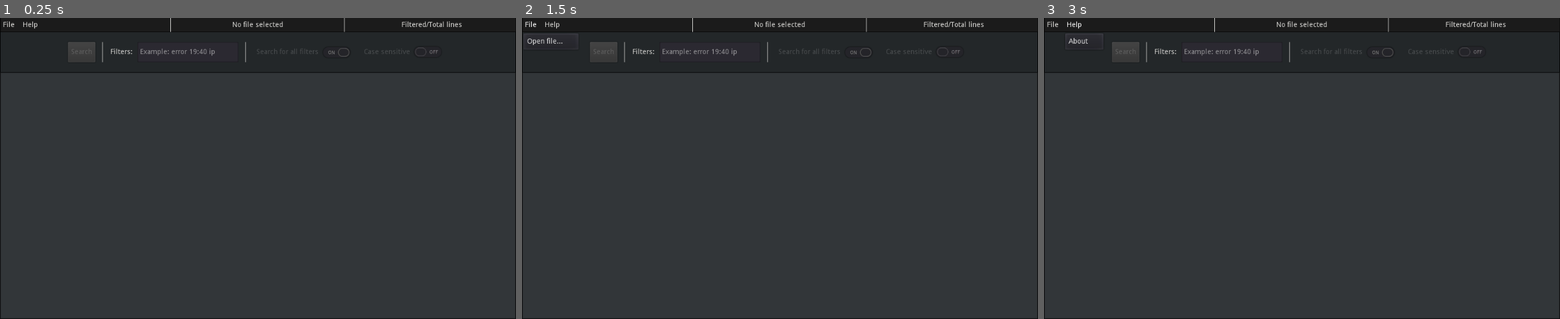
Above: before the commit, frames 1-3 (left to right).
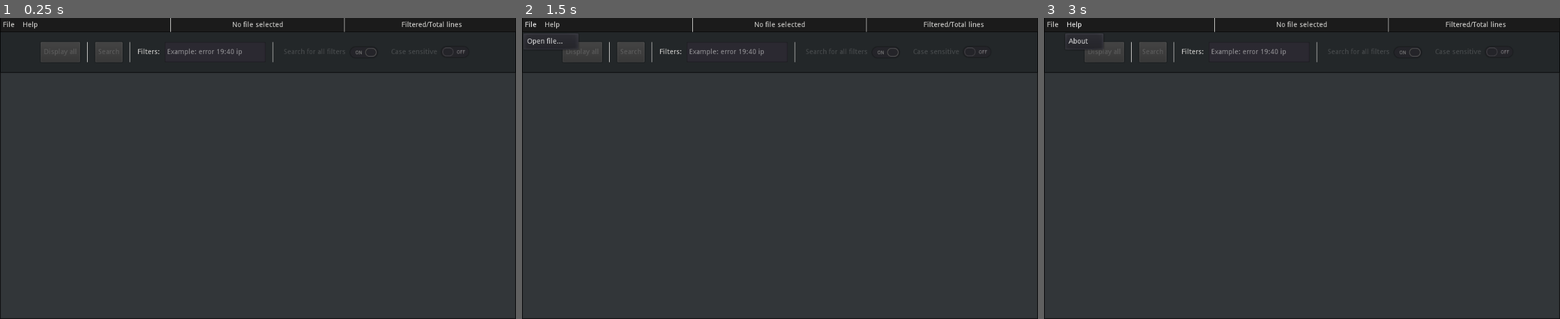
Above: after the commit, the same moments.

Repository: Lyaaaaaaaaaaaaaaa/Logs_Filter_2
Game: Godot game, scene res://src/main.tscn
Two runs of this game, one before a commit and one after it. Both use one fixed random seed, a clock stepped at 60 frames per second and the inputs below.
Inputs:
- Up to frame 1 (0.25 s): no input
- Up to frame 2 (1.5 s): click "File" at 0.5 s; click "File" at 1.25 s
- Up to frame 3 (3 s): click "File" at 2 s; click "Help" at 2.75 s

The runs differ from the first frame. In frame 1, 1.0% of the frame differs, in the area x 7-91%, y 7-15%; in frame 2, 0.9%; in frame 3, 0.9%.

Commit message:
Added a button to display the file's content.
You now can in a single click display the whole file. It is no longer
needed to use an external text editor to see the file's structure.

Updated the class diagram.

Diff:
--- a/Godot/src/interface/tool_bar.gd
+++ b/Godot/src/interface/tool_bar.gd
@@ -16,14 +16,26 @@
 #--    - disable_buttons and enable_buttons now edit
 #--        _switch_case_sensitive_button.disabled
 #--    - Added _on_SwitchCaseSensitiveButton_pressed signal handler.
+#--
+#--  - 19/07/2021 Lyaaaaa
+#--    - Renamed _start_button into _search_button. Also renamed the signal and
+#--        function related.
+#--    - Added a variable "_display_all_button" named after the new button.
+#--    - Updated disable_buttons, enable_buttons and _init_variables to add take
+#--        care of this new variable.
+#--    - Added a signal handler _on_DisplayAllButton_pressed which emits the
+#--        signal display_all_button_pressed.
+#--    - Declared _on_SwitchCaseSensitiveButton_pressed returns a void.
 #------------------------------------------------------------------------------
 extends Panel
 
-signal start_button_pressed
+signal search_button_pressed
+signal display_all_button_pressed
 signal switch_mode_button_pressed
 signal switch_case_sensitive_button_pressed
 
-var _start_button       : Button
+var _search_button       : Button
+var _display_all_button  : Button
 var _line_edit          : LineEdit
 
 var _switch_mode_button           : CheckButton
@@ -34,21 +46,23 @@
 
 
 func disable_buttons() -> void:
-    _start_button.disabled                 = true
+    _search_button.disabled                = true
     _switch_mode_button.disabled           = true
     _switch_case_sensitive_button.disabled = true
+    _display_all_button.disabled           = true
 
 
 func enable_buttons() -> void:
-    _start_button.disabled                 = false
+    _search_button.disabled                = false
     _switch_mode_button.disabled           = false
+    _display_all_button.disabled           = false
     _switch_case_sensitive_button.disabled = false
 
 
 func _init_variables() -> void:
-    _start_button = find_node("StartButton")
-    _line_edit    = find_node("LineEdit")
-
+    _search_button                = find_node("SearchButton")
+    _display_all_button           = find_node("DisplayAllButton")
+    _line_edit                    = find_node("LineEdit")
     _switch_mode_button           = find_node("SwitchModeButton")
     _switch_case_sensitive_button = find_node("SwitchCaseSensitiveButton")
 
@@ -65,19 +79,23 @@
     return filters
 
 
-func _on_StartButton_pressed() -> void:
+func _on_SearchButton_pressed() -> void:
     if _line_edit.text == "":
         _line_edit.placeholder_text = "Please enter filters"
 
     else:
         var filters := []
         filters = _extract_filters()
-        emit_signal("start_button_pressed", filters)
+        emit_signal("search_button_pressed", filters)
 
 
 func _on_SwitchModeButton_pressed() -> void:
     emit_signal("switch_mode_button_pressed")
 
 
-func _on_SwitchCaseSensitiveButton_pressed():
+func _on_SwitchCaseSensitiveButton_pressed() -> void:
     emit_signal("switch_case_sensitive_button_pressed")
+
+
+func _on_DisplayAllButton_pressed() -> void:
+    emit_signal("display_all_button_pressed")
--- a/Godot/src/interface/tool_bar.tscn
+++ b/Godot/src/interface/tool_bar.tscn
@@ -59,79 +59,97 @@
 }
 
 [node name="HBoxContainer" type="HBoxContainer" parent="MarginContainer/CenterContainer"]
-margin_left = 135.0
+margin_left = 81.0
 margin_top = 20.0
-margin_right = 888.0
+margin_right = 942.0
 margin_bottom = 60.0
 custom_constants/separation = 10
 __meta__ = {
 "_edit_use_anchors_": false
 }
 
-[node name="StartButton" type="Button" parent="MarginContainer/CenterContainer/HBoxContainer"]
-margin_right = 54.0
+[node name="DisplayAllButton" type="Button" parent="MarginContainer/CenterContainer/HBoxContainer"]
+margin_right = 78.0
+margin_bottom = 40.0
+mouse_default_cursor_shape = 2
+disabled = true
+text = "Display all"
+
+[node name="VSeparator3" type="VSeparator" parent="MarginContainer/CenterContainer/HBoxContainer"]
+margin_left = 88.0
+margin_right = 98.0
+margin_bottom = 40.0
+custom_constants/separation = 10
+__meta__ = {
+"_edit_use_anchors_": false
+}
+
+[node name="SearchButton" type="Button" parent="MarginContainer/CenterContainer/HBoxContainer"]
+margin_left = 108.0
+margin_right = 162.0
 margin_bottom = 40.0
 grow_horizontal = 2
 hint_tooltip = "Shortcut: ENTER"
 mouse_default_cursor_shape = 2
 disabled = true
-shortcut = SubResource( 2 )
+shortcut = SubResource( 3 )
 text = "Search"
 
 [node name="VSeparator" type="VSeparator" parent="MarginContainer/CenterContainer/HBoxContainer"]
-margin_left = 64.0
-margin_right = 74.0
+margin_left = 172.0
+margin_right = 182.0
 margin_bottom = 40.0
 custom_constants/separation = 10
 
 [node name="Label" type="Label" parent="MarginContainer/CenterContainer/HBoxContainer"]
-margin_left = 84.0
+margin_left = 192.0
 margin_top = 13.0
-margin_right = 128.0
+margin_right = 236.0
 margin_bottom = 27.0
 text = "Filters:"
 
 [node name="LineEdit" type="LineEdit" parent="MarginContainer/CenterContainer/HBoxContainer"]
-margin_left = 138.0
-margin_right = 338.0
+margin_left = 246.0
+margin_right = 446.0
 margin_bottom = 40.0
 rect_min_size = Vector2( 200, 0 )
-hint_tooltip = "Type the words your are looking for here."
+hint_tooltip = "Type the words your are looking for here. If you leave it empty and press 'Seach' it will display the whole file."
 expand_to_text_length = true
 clear_button_enabled = true
 placeholder_text = "Example: error 19:40 ip"
 caret_blink = true
 
 [node name="VSeparator2" type="VSeparator" parent="MarginContainer/CenterContainer/HBoxContainer"]
-margin_left = 348.0
-margin_right = 358.0
+margin_left = 456.0
+margin_right = 466.0
 margin_bottom = 40.0
 custom_constants/separation = 10
 
 [node name="SwitchModeButton" type="CheckButton" parent="MarginContainer/CenterContainer/HBoxContainer"]
-margin_left = 368.0
-margin_right = 571.0
+margin_left = 476.0
+margin_right = 679.0
 margin_bottom = 40.0
 hint_tooltip = "Set to ON the software will only display the lines where all your filters appear.
 Set to OFF the software will display the lines where at least one of your filters appear.
 Shortcut: M"
 mouse_default_cursor_shape = 2
-theme = SubResource( 3 )
+theme = SubResource( 4 )
 disabled = true
 pressed = true
-shortcut = SubResource( 5 )
+shortcut = SubResource( 6 )
 text = "Search for all filters"
 
 [node name="SwitchCaseSensitiveButton" type="CheckButton" parent="MarginContainer/CenterContainer/HBoxContainer"]
-margin_left = 581.0
-margin_right = 753.0
+margin_left = 689.0
+margin_right = 861.0
 margin_bottom = 40.0
 hint_tooltip = "Shortcut: C"
 mouse_default_cursor_shape = 2
 disabled = true
-shortcut = SubResource( 7 )
+shortcut = SubResource( 8 )
 text = "Case sensitive"
 
-[connection signal="pressed" from="MarginContainer/CenterContainer/HBoxContainer/StartButton" to="." method="_on_StartButton_pressed"]
+[connection signal="pressed" from="MarginContainer/CenterContainer/HBoxContainer/DisplayAllButton" to="." method="_on_DisplayAllButton_pressed"]
+[connection signal="pressed" from="MarginContainer/CenterContainer/HBoxContainer/SearchButton" to="." method="_on_SearchButton_pressed"]
 [connection signal="pressed" from="MarginContainer/CenterContainer/HBoxContainer/SwitchModeButton" to="." method="_on_SwitchModeButton_pressed"]
 [connection signal="pressed" from="MarginContainer/CenterContainer/HBoxContainer/SwitchCaseSensitiveButton" to="." method="_on_SwitchCaseSensitiveButton_pressed"]
--- a/Godot/src/main.gd
+++ b/Godot/src/main.gd
@@ -34,6 +34,18 @@
 #--
 #--  - 22/06/2021 Lyaaaaa
 #--     - Updated display_stats to make the displayed string more explicit.
+#--
+#--  - 19/07/2021 Lyaaaaa
+#--     - Added _on_ToolBar_display_all_button_pressed function
+#--     - Renamed _on_ToolBar_start_button_pressed into
+#--         _on_ToolBar_search_button_pressed.
+#--     - Extracted file.seek(0) from _on_ToolBar_search_button_pressed to
+#--         search_file. Replace the magic number 0 by a variable set to 0.
+#--     - Updated search_file.
+#--       - Added a parameter p_display_all, default value is false.
+#--       - Used this parameter to parse the file when set to false.
+#--       - Used this parameter to not parse the file, therefore display all of
+#--           its content.
 #------------------------------------------------------------------------------
 extends Control
 
@@ -50,17 +62,24 @@
 onready var about_dialog = find_node("AboutDialog")
 onready var file_dialog  = find_node("FileDialog")
 
-func search_file() -> void:
+func search_file(p_display_all : bool = false) -> void:
     var line : String
+    var position_file_cursor : int = 0
 
+    file.seek(position_file_cursor)
     tool_bar.disable_buttons()
+
     while file.eof_reached() == false:
         total_lines += 1
         line = file.get_line()
 
-        if parser.search_line(line) == true:
+        if p_display_all == false and parser.search_line(line) == true:
             matching_lines += 1
             display_line(line)
+
+        elif p_display_all == true:
+            display_line(line)
+            matching_lines += 1
 
     display_stats()
     tool_bar.enable_buttons()
@@ -84,12 +103,11 @@
     total_lines    = 0
 
 
-func _on_ToolBar_start_button_pressed(p_filters : Array) -> void:
+func _on_ToolBar_search_button_pressed(p_filters : Array) -> void:
     reset_counters()
     output_display.clear()
     parser.set_filters(p_filters)
 
-    file.seek(0)
     search_file()
 
 
@@ -114,3 +132,11 @@
 
 func _on_TopMenu_about_button_pressed() -> void:
     about_dialog.popup_centered()
+
+
+func _on_ToolBar_display_all_button_pressed() -> void:
+    var display_all : bool = true
+
+    reset_counters()
+    output_display.clear()
+    search_file(display_all)
--- a/Godot/src/main.tscn
+++ b/Godot/src/main.tscn
@@ -129,7 +129,8 @@
 
 [connection signal="about_button_pressed" from="VBoxContainer/TopMenu" to="." method="_on_TopMenu_about_button_pressed"]
 [connection signal="open_file_button_pressed" from="VBoxContainer/TopMenu" to="." method="_on_TopMenu_open_file_button_pressed"]
-[connection signal="start_button_pressed" from="VBoxContainer/ToolBar" to="." method="_on_ToolBar_start_button_pressed"]
+[connection signal="display_all_button_pressed" from="VBoxContainer/ToolBar" to="." method="_on_ToolBar_display_all_button_pressed"]
+[connection signal="search_button_pressed" from="VBoxContainer/ToolBar" to="." method="_on_ToolBar_search_button_pressed"]
 [connection signal="switch_case_sensitive_button_pressed" from="VBoxContainer/ToolBar" to="." method="_on_ToolBar_switch_case_sensitive_button_pressed"]
 [connection signal="switch_mode_button_pressed" from="VBoxContainer/ToolBar" to="." method="_on_ToolBar_switch_mode_button_pressed"]
 [connection signal="file_selected" from="Dialogs/FileDialog" to="." method="_on_FileDialog_file_selected"]
Not shown: 1 places in Godot/src/interface/tool_bar.tscn that only renumber resources
Not shown, changed: management/class_diagram
Not shown, changed: management/class_diagram.png
